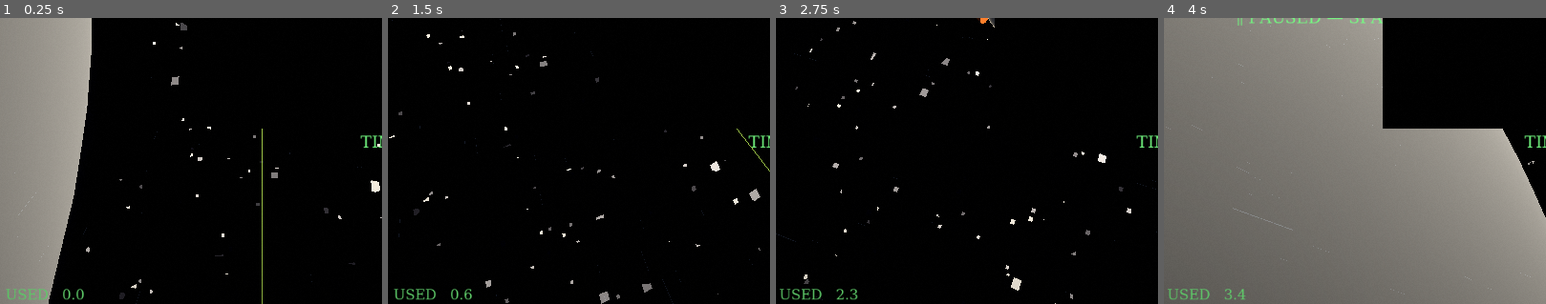
Above: before the commit, frames 1-4 (left to right).
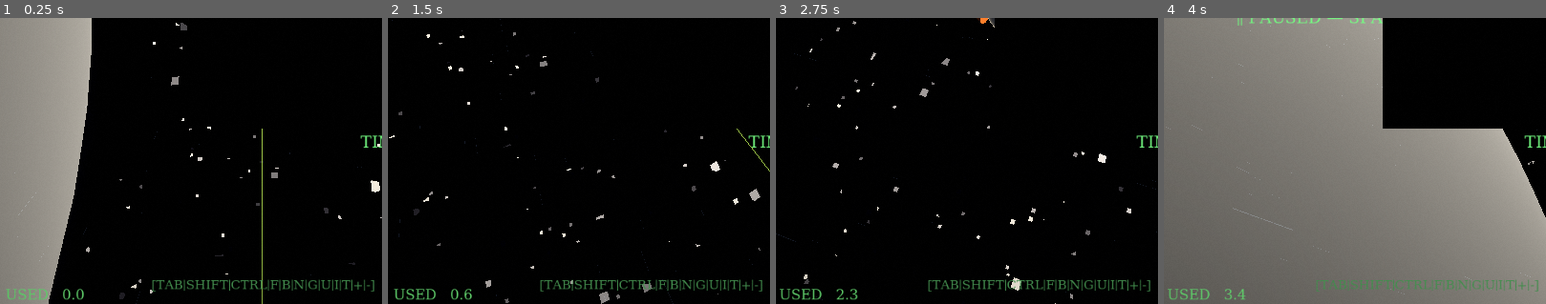
Above: after the commit, the same moments.

Repository: metaphox/orbit-game
Game: Godot game, scene res://src/main.tscn
Same seed, same stepped clock (60 frames per second), same inputs: the game is played once before the commit and once after it. This scene is started directly instead of the project's main scene.
Inputs (mouse positions are % of the whole screen's width and height, from its top left):
- Up to frame 1 (0.25 s): no input
- Up to frame 2 (1.5 s): tap Enter at 0.5 s; move the mouse to (72, 45) at 0.52 s; hold Right 0.53-1.25 s; hold Shift 0.53-1.25 s; click (72, 45) at 0.67 s; tap Space at 0.77, 1.25 s; drag from (30, 55) to (45, 70) at 1.27 s
- Up to frame 3 (2.75 s): move the mouse to (60, 28) at 2.02 s; hold Right from 2.03 s (still down); tap Ctrl at 2.1 s
- Up to frame 4 (4 s): release Right at 2.75 s; drag from (45, 70) to (20, 35) at 2.77 s; move the mouse to (80, 65) at 3.52 s; hold Left from 3.53 s (still down); tap 1 at 3.6 s; tap Space at 3.77 s
The pictures show only the part of the screen within x 16-66%, y 50-100%; the shares and areas given below are measured in that part.

The runs differ from the first frame. In frame 1, 0.9% of the frame differs, in the area x 39-98%, y 91-96%; in frame 2, 0.9%; in frame 3, 0.9%; in frame 4, 0.5%.

Commit message:
feat(ui): keybind toolbar strip, bottom-center
[TAB|SHIFT|CTRL|F|B|N|G|U|I|T|+|-] - the mode/hold keys (view toggle,
throttle modifier, all 7 SAS locks, warp step), matching the exact
list and bracket format given. 1-9 excluded per request (the warp
indicator already covers that). Letters only for now; highlighting the
currently-active mode is a natural follow-up.

No extra wiring needed for 'both normal and zoomed out view': Hud is a
plain CanvasLayer, not tied to either Camera3D, so it already overlays
both the chase and orbit cameras - confirmed by screenshotting both.

Co-Authored-By: Claude Fable 5 <noreply@anthropic.com>
Claude-Session: https://claude.ai/code/session_01Si14hy6xLe5ZAnmGr97DC6

Diff:
--- a/src/ui/hud.gd
+++ b/src/ui/hud.gd
@@ -18,6 +18,7 @@
 var _flash_label: Label
 var _flash_left := 0.0
 var _paused_label: Label
+var _toolbar_label: Label
 
 
 func build(level: LevelDef) -> void:
@@ -66,6 +67,7 @@
 
 	_build_minimap(level)
 	_build_warp_indicator(level)
+	_build_toolbar()
 	if Settings.effects_enabled:
 		add_child(ScreenGrade.new())  # drawn last: whole-screen film grade on top
 
@@ -212,6 +214,23 @@
 	warp_label.text = "TIME WARP: 1x"
 
 
+## Static reference strip of the non-warp keybinds (1-9 warp levels are
+## covered by the warp indicator, not repeated here). A plain CanvasLayer
+## overlay isn't tied to either Camera3D, so this shows in the chase view
+## and the orbit view (TAB) alike with no extra wiring. Letters only for
+## now; state highlighting (e.g. which SAS mode is active) can follow.
+func _build_toolbar() -> void:
+	_toolbar_label = Label.new()
+	_toolbar_label.add_theme_font_override("font", _font)
+	_toolbar_label.add_theme_font_size_override("font_size", 17)
+	_toolbar_label.add_theme_color_override("font_color", DIM_GREEN)
+	_toolbar_label.horizontal_alignment = HORIZONTAL_ALIGNMENT_CENTER
+	_toolbar_label.text = "[TAB|SHIFT|CTRL|F|B|N|G|U|I|T|+|-]"
+	add_child(_toolbar_label)
+	_toolbar_label.set_anchors_and_offsets_preset(
+		Control.PRESET_CENTER_BOTTOM, Control.PRESET_MODE_MINSIZE, 16)
+
+
 func set_paused_indicator(shown: bool) -> void:
 	_paused_label.visible = shown
 
